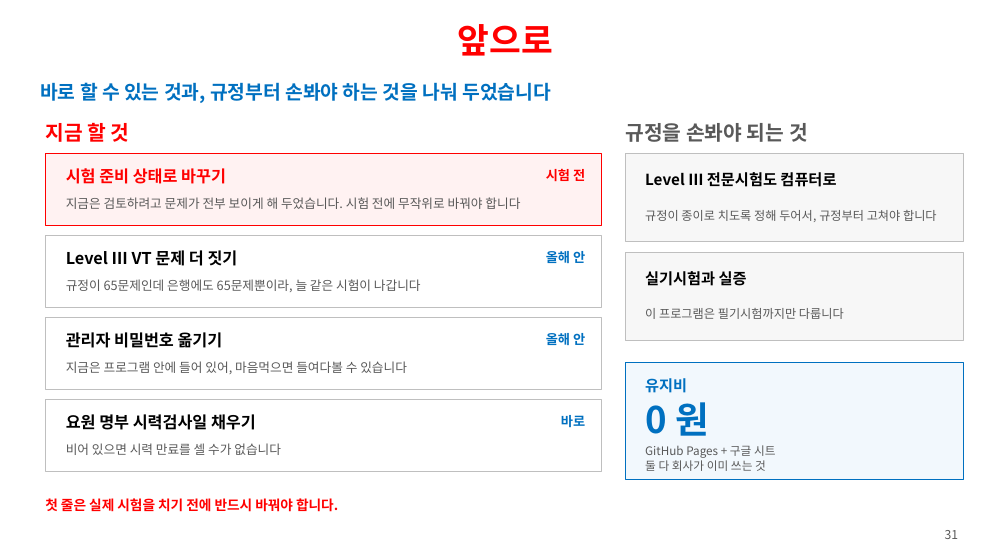
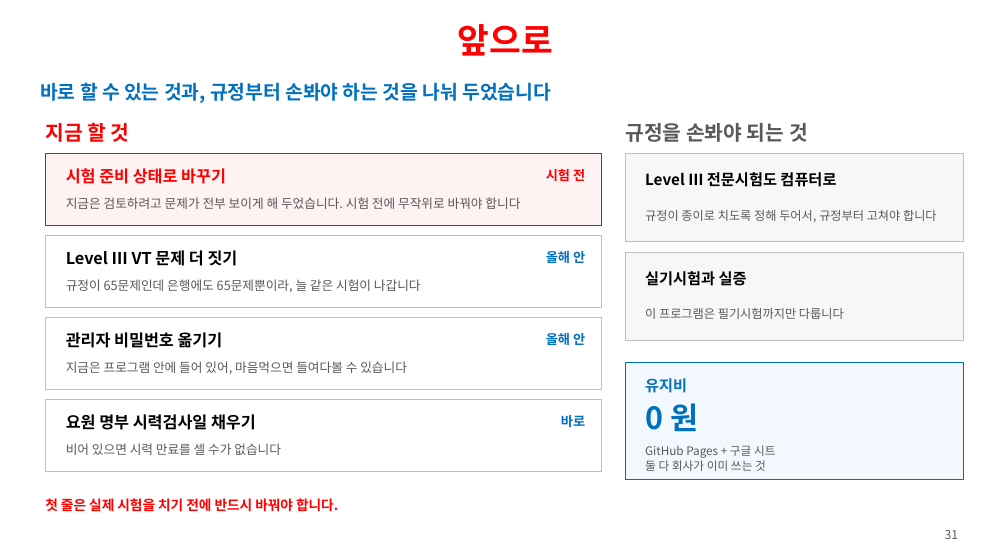
Before and after one commit to ys1277-sys/HIENDT-CBT, a slide deck: slide 31 of docs/발표자료-CBT-2026-08.pptx. Drawn at 1008x549 pixels with LibreOffice and Linux fonts; fonts in the diff are those of the drawing. Boxes give left, top, right and bottom in pixels: in the first picture for what was removed or moved away, otherwise in the second. Text is boxed around its words. In the diff, an @@ line names an element or a change of style, - is before the commit and + after.

```diff
--- a/docs/발표자료-CBT-2026-08.pptx
+++ b/docs/발표자료-CBT-2026-08.pptx
@@ text "0 원" at [645,403,698,432]: size 36 to 30 pt @@
```
Also in this commit, not shown: 2 other slides changed, 1 other file.
